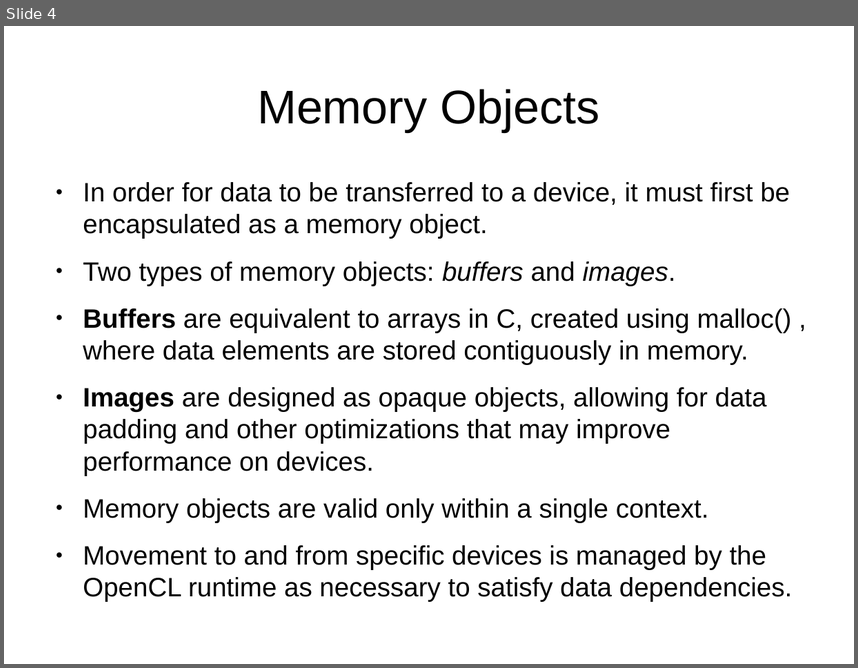
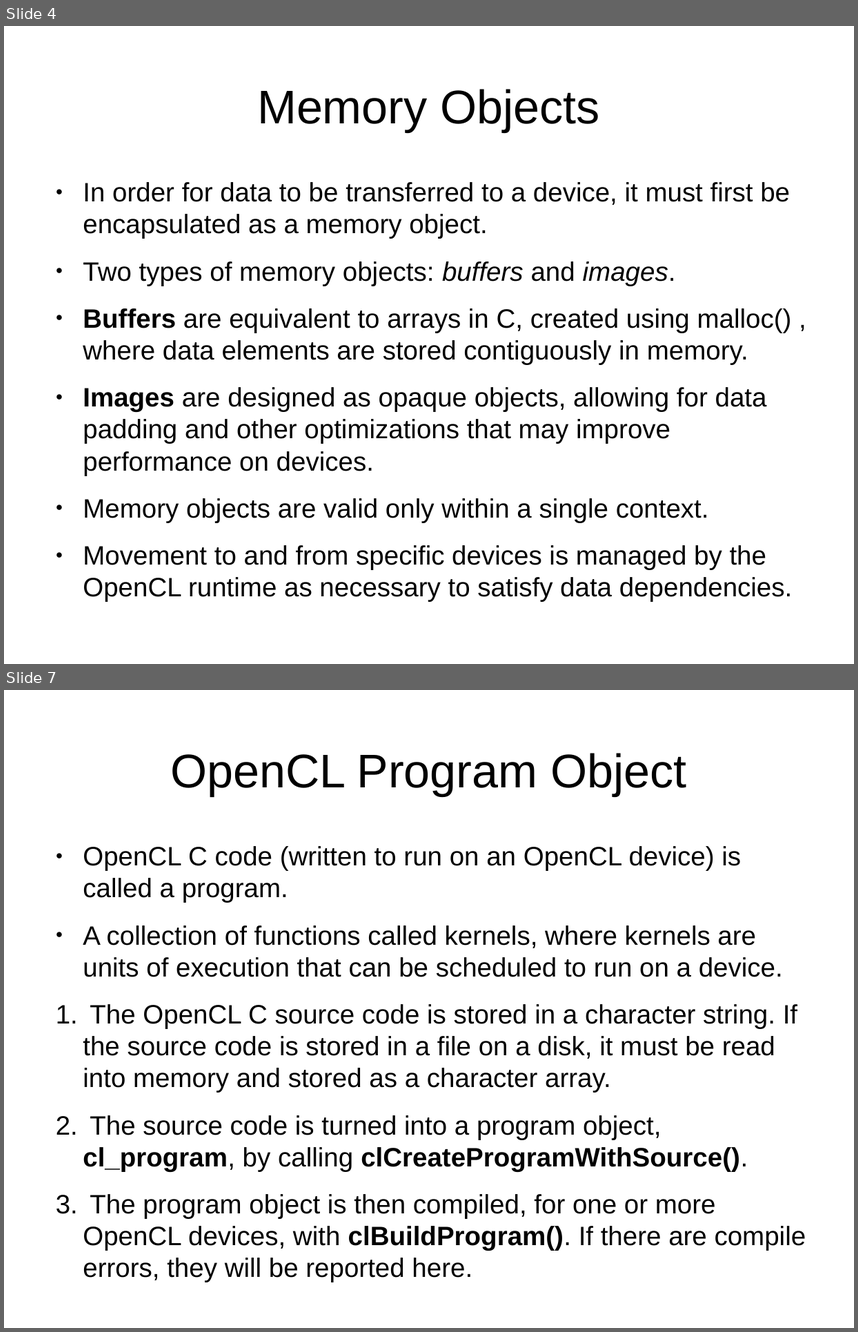
Before and after one commit to liprin1129/OpenCL-Study, a slide deck: Personal Study/Note.odp. Shown one above the other, each under a label of ours: slide 4 before the commit, slides 4 and 7 after it; the slides between them are not shown. The pictures are 858x668 and 858x1332 pixels, drawn with LibreOffice and Linux fonts; fonts in the diff are those of the drawing. Boxes give left, top, right and bottom in pixels: in the first picture for what was removed or moved away, otherwise in the second. Text is boxed around its words. In the diff, an @@ line names an element or a change of style, - is before the commit and + after.

```diff
--- a/Personal Study/Note.odp
+++ b/Personal Study/Note.odp
@@ slide 7 added at (4, 690, 854, 1328), background #FFFFFF @@
@@ title added at (170, 753, 686, 796), 44 pt, text #000000 @@
+OpenCL Program Object
@@ text added at (83, 846, 806, 1282), 24.8 pt, text #000000 @@
+● OpenCL C code (written to run on an OpenCL device) is called a program.
+● A collection of functions called kernels, where kernels are units of execution that can be scheduled to run on a device.
+1. The OpenCL C source code is stored in a character string. If the source code is stored in a file on a disk, it must be read into memory and stored as a character array.
+2. The source code is turned into a program object, cl_program, by calling clCreateProgramWithSource().
+3. The program object is then compiled, for one or more OpenCL devices, with clBuildProgram(). If there are compile errors, they will be reported here.
```
Also in this commit, not shown: 3 other slides added, 1 slide removed, 3 other files.
